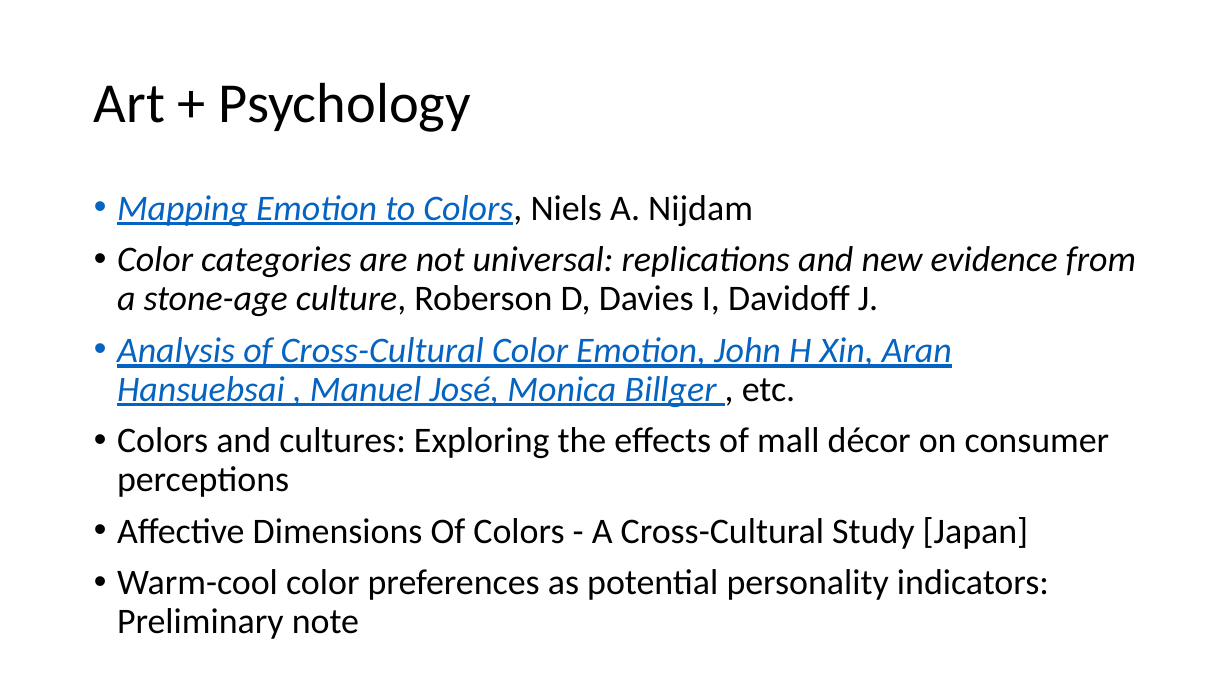
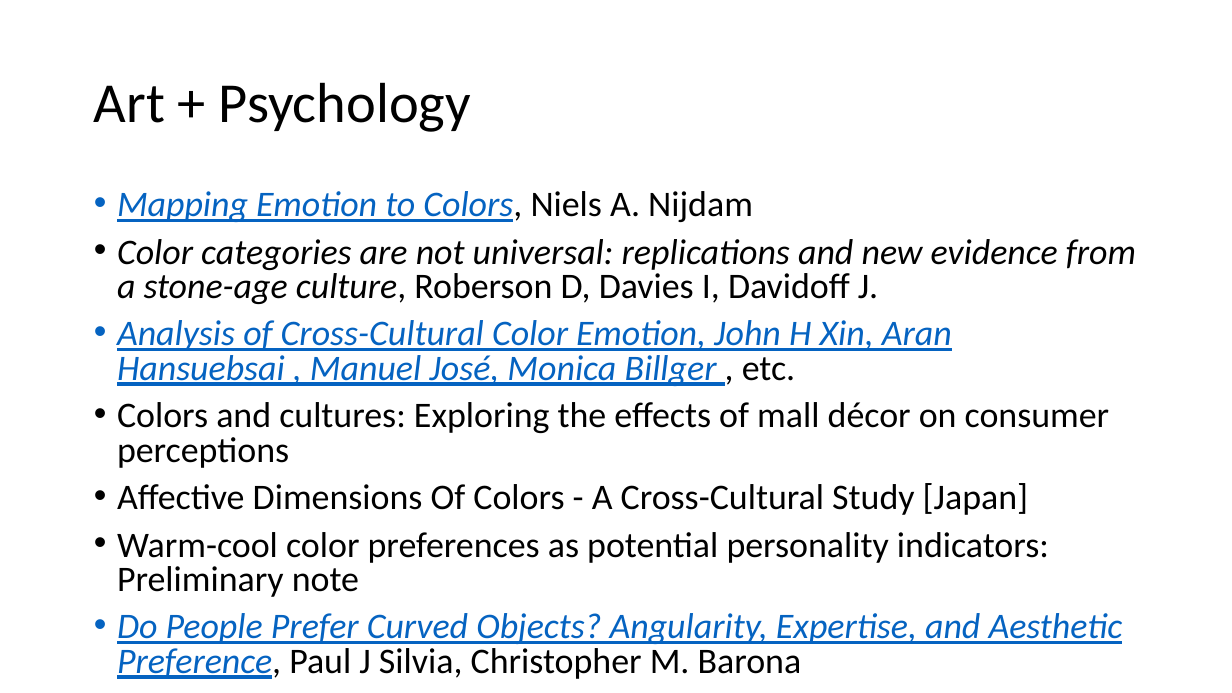
Before and after one commit to PatriciaXiao/Conclusion, a slide deck: slide 24 of Conclusion.pptx (slide 22 before the commit). Drawn at 1232x693 pixels with LibreOffice and Linux fonts; fonts in the diff are those of the drawing. Boxes give left, top, right and bottom in pixels: in the first picture for what was removed or moved away, otherwise in the second. Text is boxed around its words. In the diff, an @@ line names an element or a change of style, - is before the commit and + after.

Commit message:
11252015
some work of Paul Locher added

```diff
--- a/Conclusion.pptx
+++ b/Conclusion.pptx
@@ text at box(117, 191, 1136, 597): line spacing 0.9 to 0.8 @@
@@ text at box(117, 613, 1123, 679): paragraph added @@
+• Do People Prefer Curved Objects? Angularity, Expertise, and Aesthetic Preference, Paul J Silvia, Christopher M. Barona
```
Also in this commit, not shown: 3 other slides changed, 2 slides added, 13 other files.
